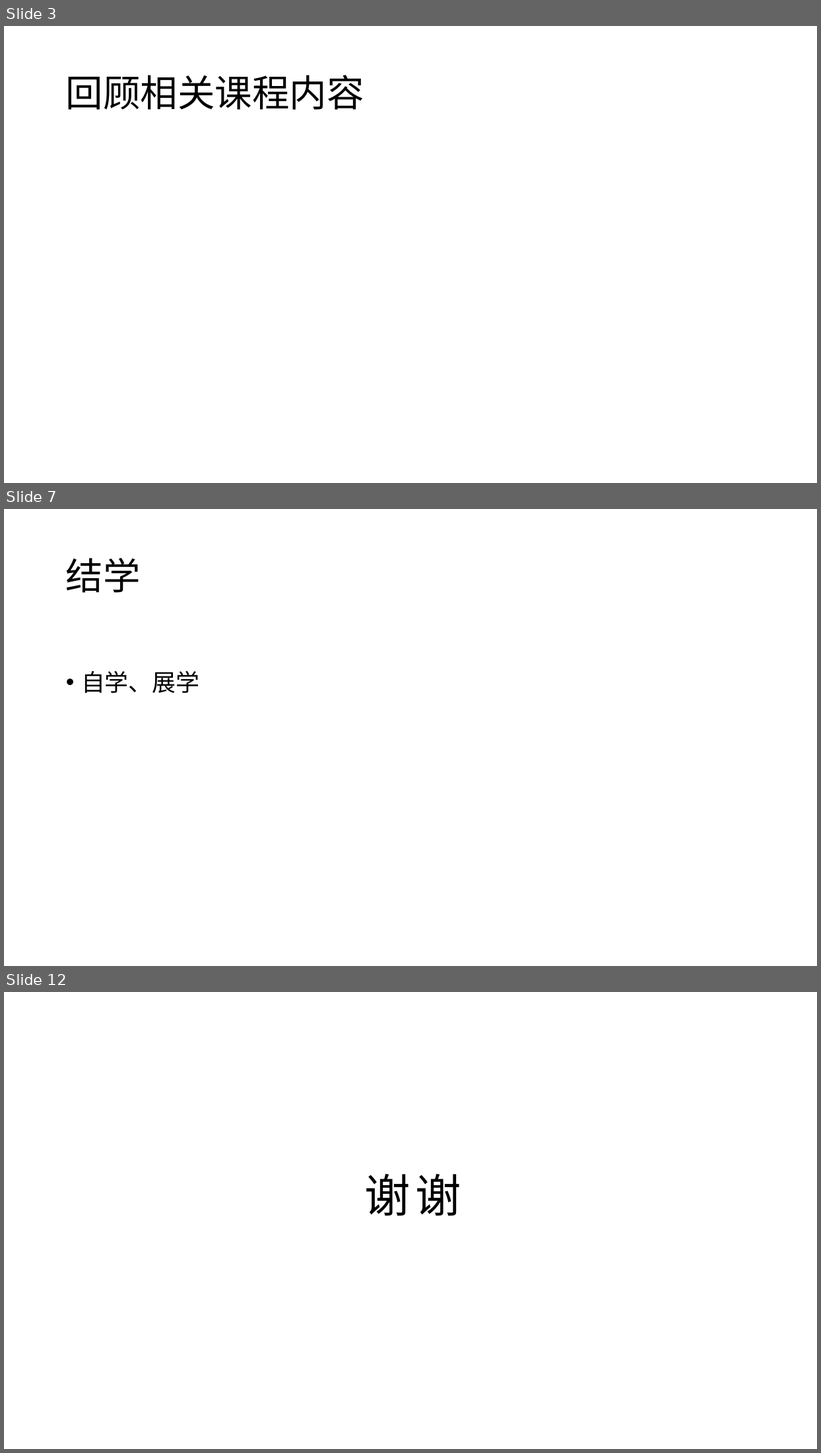
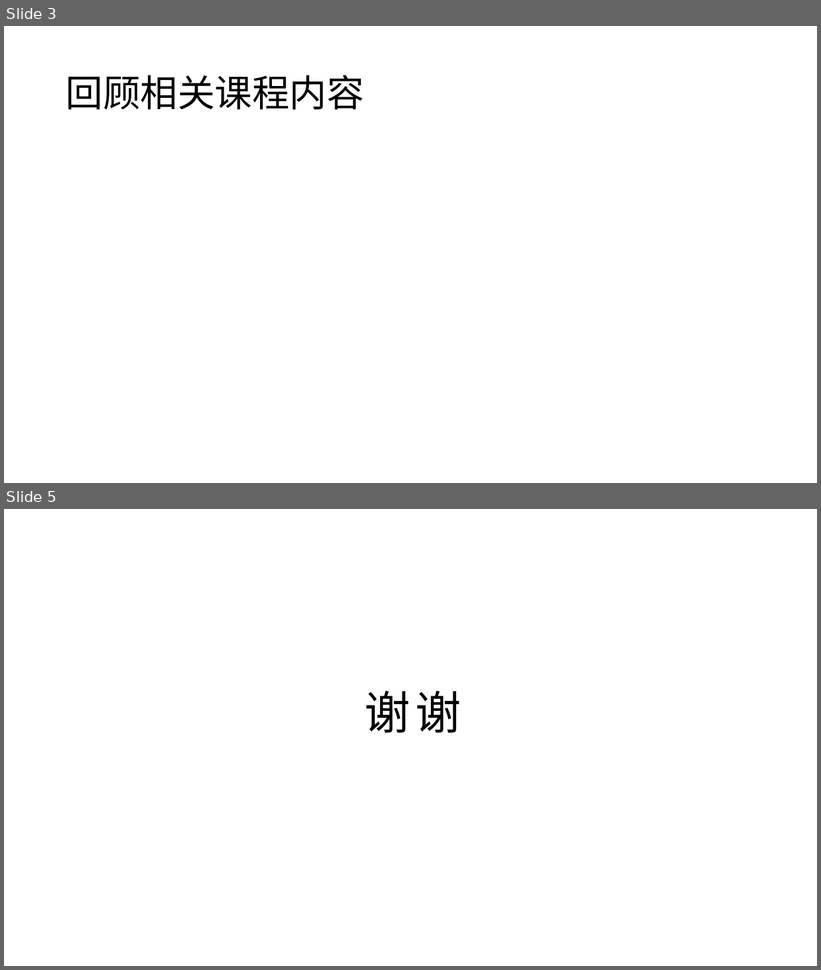
Before and after one commit to yyc-git/Course-of-Miracles, a slide deck: 模板.pptx. Shown one above the other, each under a label of ours: slides 3, 7 and 12 before the commit, slides 3 and 5 after it; the slides between them are not shown. The pictures are 821x1453 and 821x970 pixels, drawn with LibreOffice and Linux fonts; fonts in the diff are those of the drawing. Boxes give left, top, right and bottom in pixels: in the first picture for what was removed or moved away, otherwise in the second. Text is boxed around its words. In the diff, an @@ line names an element or a change of style, - is before the commit and + after.

```diff
--- a/模板.pptx
+++ b/模板.pptx
@@ slide 7 removed at box(4, 509, 817, 966), background #FFFFFF @@
@@ title removed at box(66, 558, 141, 593) @@
-结学
@@ text removed at box(81, 671, 199, 693) @@
-• 自学、展学
@@ what was slide 12 is now slide 5 @@
```
Also in this commit, not shown: 2 slides added, 8 other slides removed, 4 other files.
